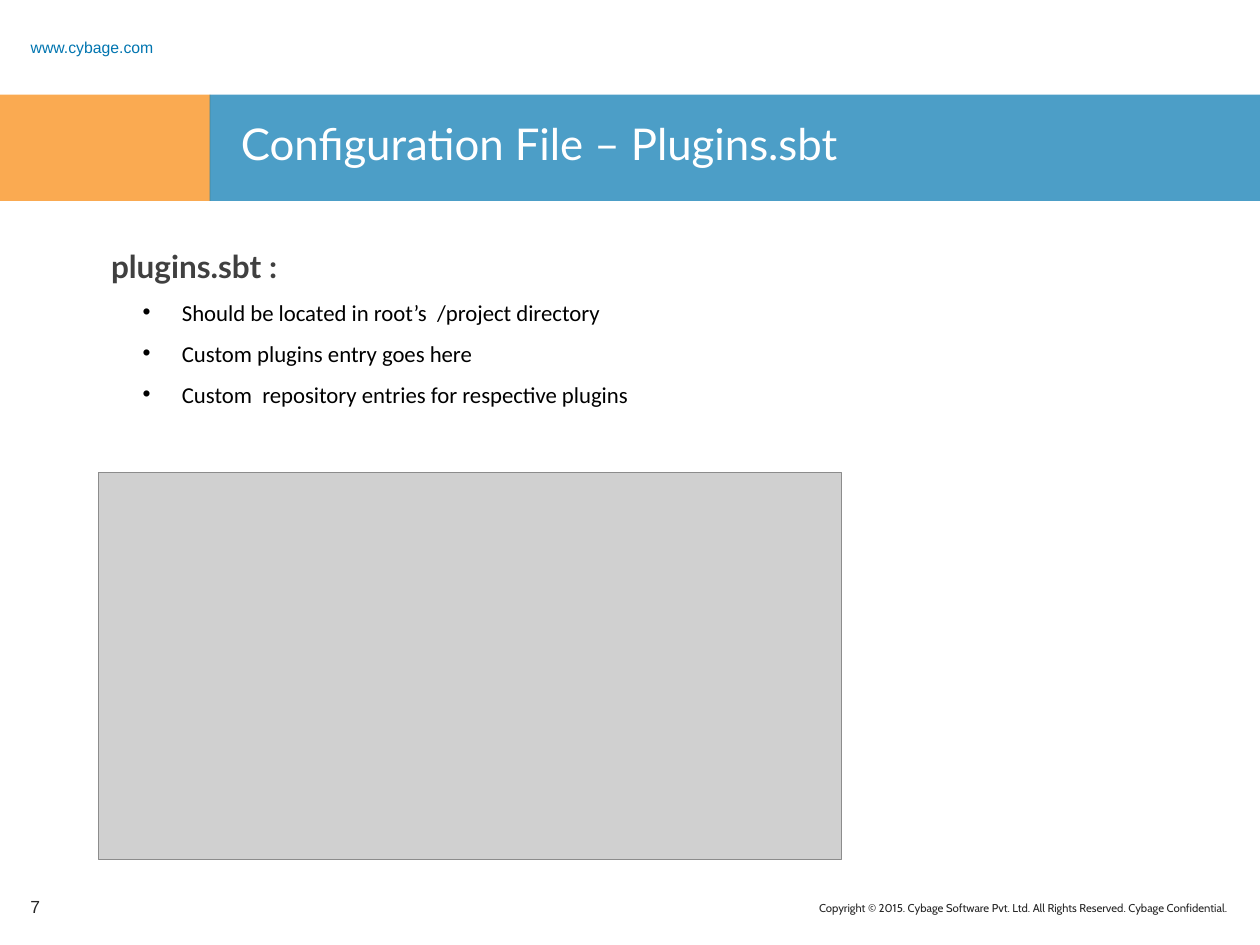
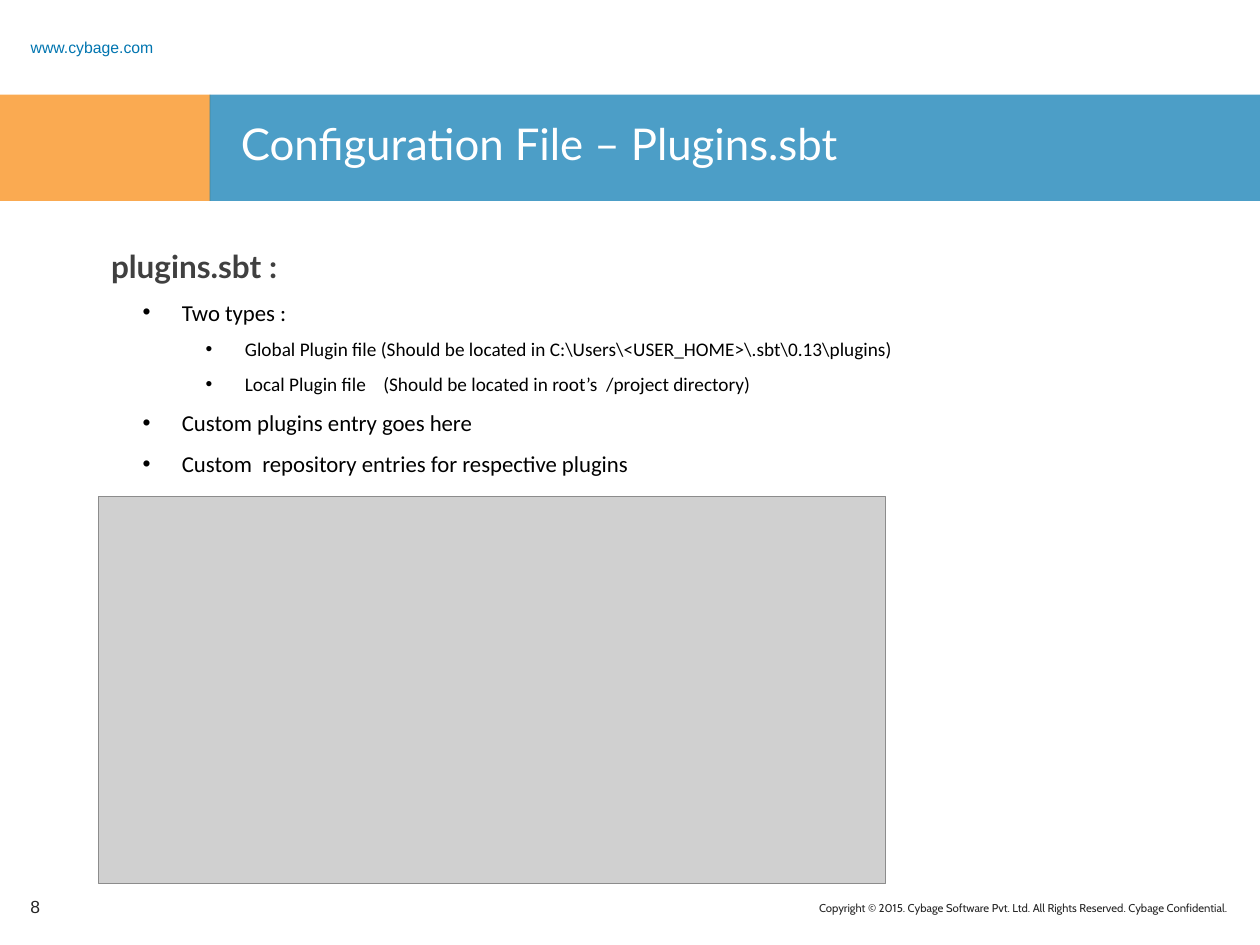
Before and after one commit to rashmitk/Documentation, a slide deck: slide 8 of SBT/SBT.pptx (slide 7 before the commit). Drawn at 1260x945 pixels with LibreOffice and Linux fonts; fonts in the diff are those of the drawing; grey boxes stand for pictures; background and template pictures are left out. Boxes give left, top, right and bottom in pixels: in the first picture for what was removed or moved away, otherwise in the second. Text is boxed around its words. In the diff, an @@ line names an element or a change of style, - is before the commit and + after.

Commit message:
Updated SBT docs and added CaseStudy_HelloSBT project

```diff
--- a/SBT/SBT.pptx
+++ b/SBT/SBT.pptx
@@ text at (x1=182, y1=306, x2=891, y2=395): text changed; size 13 to 11 pt @@
-  • Should be located in root’s /project directory
+  • Two types :
+    • Global Plugin file (Should be located in C:\Users\<USER_HOME>\.sbt\0.13\plugins)
+    • Local Plugin file (Should be located in root’s /project directory)
@@ picture resized from (x1=98, y1=472, x2=842, y2=859) to (x1=98, y1=496, x2=886, y2=883) @@
@@ page number at (x1=30, y1=901, x2=40, y2=913): text changed @@
-7
+8
```
Also in this commit, not shown: 3 slides added, 1 slide removed, 12 other files.
